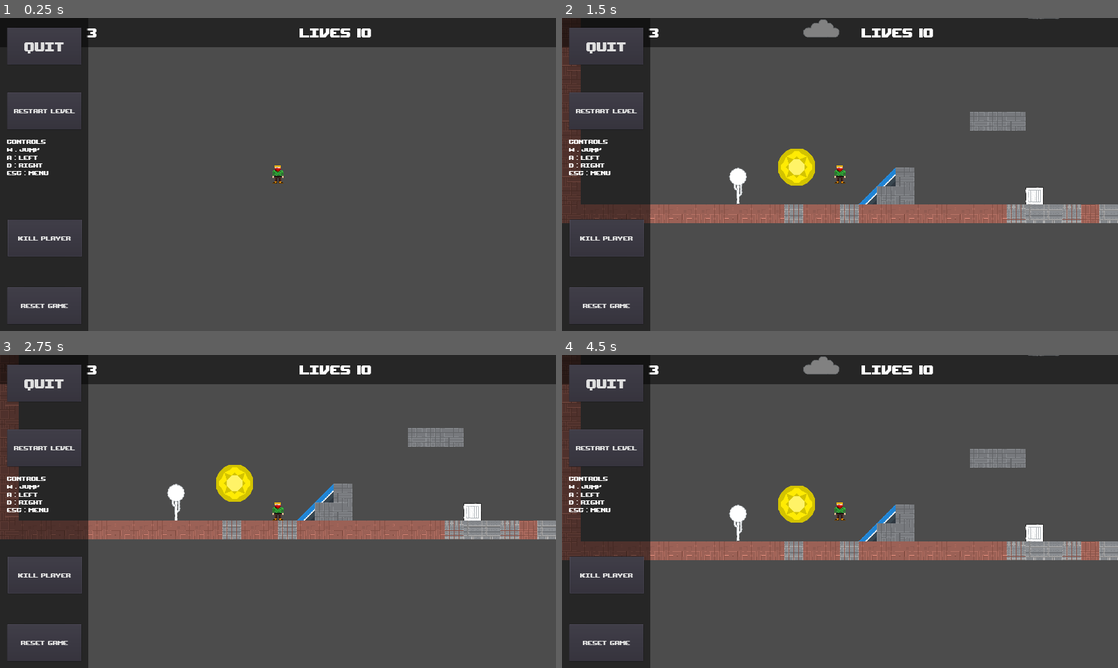
Above: before the commit, frames 1-4 (two rows, left to right).
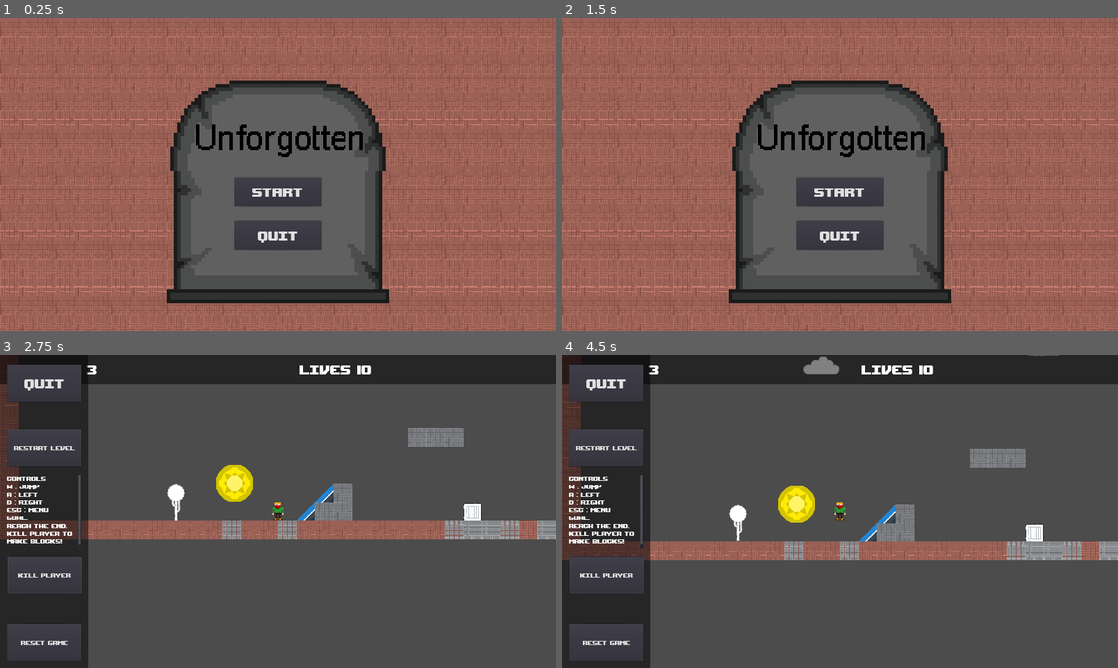
Above: after the commit, the same moments.

Repository: Dudewhothings/Gamejam
Game: Godot game, scene res://Levels/Titlescreen.tscn
The game is run twice, just before and just after one commit, with the same random seed, the same clock (stepped at 60 frames per second) and the same inputs. Before the commit the project starts from res://Levels/TestingLevel.tscn.
Inputs (mouse positions are in pixels of both pictures, inside the frame that each line leads up to):
- Up to frame 1 (0.25 s): no input
- Up to frame 2 (1.5 s): click (606, 111) at 0.5 s, where only the run before the commit has a clickable "Restart Level"; click (606, 111) at 1.25 s, where only the run before the commit has a clickable "Restart Level"
- Up to frame 3 (2.75 s): click (278, 530) at 2 s, where only the run after the commit has a clickable "Start"
- Up to frame 4 (4.5 s): click "Restart Level" at 2.75 s; click "Restart Level" at 3.5 s; click "Restart Level" at 4.25 s

The runs differ from the first frame. In frame 1, 80% of the frame differs, in the area x 0-100%, y 0-100%; in frame 2, 82%; in frame 3, 0.4%; in frame 4, 0.4%.

Commit message:
Level changes

Diff:
--- a/Levels/LevelThree.tscn
+++ b/Levels/LevelThree.tscn
@@ -1,12 +1,14 @@
-[gd_scene load_steps=28 format=2]
+[gd_scene load_steps=31 format=2]
 
 [ext_resource path="res://Scenes/Player/Player.tscn" type="PackedScene" id=1]
 [ext_resource path="res://Assets/roguelikeCity_magenta.png" type="Texture" id=2]
 [ext_resource path="res://Assets/spritesheet_default.png" type="Texture" id=3]
 [ext_resource path="res://Scenes/EnemyGhost/Ghost.tscn" type="PackedScene" id=4]
 [ext_resource path="res://Assets/spritesheet_complete.png" type="Texture" id=5]
+[ext_resource path="res://Scenes/Doors/Exit.tscn" type="PackedScene" id=6]
 [ext_resource path="res://Scenes/Menu/Menu.tscn" type="PackedScene" id=7]
 [ext_resource path="res://Scenes/HUD/HUD.tscn" type="PackedScene" id=8]
+[ext_resource path="res://Scenes/Respawner/Respawner.tscn" type="PackedScene" id=9]
 
 [sub_resource type="TileSet" id=1]
 0/name = "spritesheet_default.png 0"
@@ -86,6 +88,9 @@
 [sub_resource type="ConvexPolygonShape2D" id=3]
 points = PoolVector2Array( 64, 64, 0, 64, 0, 0, 64, 0 )
 
+[sub_resource type="ConvexPolygonShape2D" id=21]
+points = PoolVector2Array( 0, 0, 64, 0, 64, 64, 0, 64 )
+
 [sub_resource type="ConvexPolygonShape2D" id=4]
 points = PoolVector2Array( 64, 64, 0, 64, 0, 0, 64, 0 )
 
@@ -408,9 +413,16 @@
 15/navigation_offset = Vector2( 0, 0 )
 15/shape_offset = Vector2( 0, 0 )
 15/shape_transform = Transform2D( 1, 0, 0, 1, 0, 0 )
+15/shape = SubResource( 21 )
 15/shape_one_way = false
-15/shape_one_way_margin = 0.0
-15/shapes = [  ]
+15/shape_one_way_margin = 1.0
+15/shapes = [ {
+"autotile_coord": Vector2( 0, 0 ),
+"one_way": false,
+"one_way_margin": 1.0,
+"shape": SubResource( 21 ),
+"shape_transform": Transform2D( 1, 0, 0, 1, 0, 0 )
+} ]
 15/z_index = 0
 16/name = "spritesheet_default.png 16"
 16/texture = ExtResource( 3 )
@@ -631,7 +643,7 @@
 [node name="Ground" type="TileMap" parent="Tilemap"]
 tile_set = SubResource( 19 )
 format = 1
-tile_data = PoolIntArray( 0, 17, 0, 135, 1, 0, 65536, 17, 0, …(1304 unchanged characters)…  18, 0, 786482, 4, 0, 786483, 4, 0, 786530, 15, 0, 786531, 15, 0, 786532, 15, 0, 786533, 15, 0, 786534, 15, 0, 786535, 15, 0, 786536, 15, 0, 786537, 15, 0, 78653 …(1776 unchanged characters)…
+tile_data = PoolIntArray( 0, 17, 0, 135, 1, 0, 65536, 17, 0, …(1304 unchanged characters)…  18, 0, 786482, 4, 0, 786483, 4, 0, 786529, 3, 0, 786530, 3, 0, 786531, 3, 0, 786532, 3, 0, 786533, 3, 0, 786534, 3, 0, 786535, 3, 0, 786536, 15, 0, 786537, 15, 0, 78653 …(1776 unchanged characters)…
 
 [node name="Platform" type="TileMap" parent="Tilemap"]
 tile_set = SubResource( 19 )
@@ -651,7 +663,13 @@
 [node name="Player" parent="Player_Container" instance=ExtResource( 1 )]
 position = Vector2( 109.153, 727.313 )
 
+[node name="Respawner" parent="Player_Container" instance=ExtResource( 9 )]
+position = Vector2( 256.579, 662.829 )
+
 [node name="Interactables" type="Node2D" parent="."]
+
+[node name="Exit" parent="Interactables" instance=ExtResource( 6 )]
+position = Vector2( 8570.49, 421.809 )
 
 [node name="Enemies" type="Node2D" parent="."]
 
@@ -673,7 +691,5 @@
 [node name="UI" type="CanvasLayer" parent="."]
 
 [node name="HUD" parent="UI" instance=ExtResource( 8 )]
-visible = false
 
 [node name="Menu" parent="UI" instance=ExtResource( 7 )]
-visible = false
--- a/Levels/LevelTwo.tscn
+++ b/Levels/LevelTwo.tscn
@@ -1,12 +1,14 @@
-[gd_scene load_steps=28 format=2]
+[gd_scene load_steps=30 format=2]
 
 [ext_resource path="res://Scenes/Player/Player.tscn" type="PackedScene" id=1]
 [ext_resource path="res://Assets/roguelikeCity_magenta.png" type="Texture" id=2]
 [ext_resource path="res://Assets/spritesheet_default.png" type="Texture" id=3]
 [ext_resource path="res://Scenes/EnemyGhost/Ghost.tscn" type="PackedScene" id=4]
 [ext_resource path="res://Assets/spritesheet_complete.png" type="Texture" id=5]
+[ext_resource path="res://Scenes/Respawner/Respawner.tscn" type="PackedScene" id=6]
 [ext_resource path="res://Scenes/Menu/Menu.tscn" type="PackedScene" id=7]
 [ext_resource path="res://Scenes/HUD/HUD.tscn" type="PackedScene" id=8]
+[ext_resource path="res://Scenes/Doors/Exit.tscn" type="PackedScene" id=9]
 
 [sub_resource type="TileSet" id=1]
 0/name = "spritesheet_default.png 0"
@@ -652,7 +654,13 @@
 [node name="Player" parent="Player_Container" instance=ExtResource( 1 )]
 position = Vector2( 103.033, 470.588 )
 
+[node name="Respawner" parent="Player_Container" instance=ExtResource( 6 )]
+position = Vector2( 263.509, 400.025 )
+
 [node name="Interactables" type="Node2D" parent="."]
+
+[node name="Exit" parent="Interactables" instance=ExtResource( 9 )]
+position = Vector2( 7868.11, 971.791 )
 
 [node name="Enemies" type="Node2D" parent="."]
 
--- a/Scenes/Menu/Menu.tscn
+++ b/Scenes/Menu/Menu.tscn
@@ -52,7 +52,14 @@
 A : Left
 D : Right
 Esc : menu
+Goal:
+Reach the end.
+Kill player to
+make blocks!
 "
+__meta__ = {
+"_edit_use_anchors_": false
+}
 
 [node name="Quit" type="Button" parent="."]
 margin_left = 32.0
--- a/project.godot
+++ b/project.godot
@@ -16,7 +16,7 @@
 [application]
 
 config/name="Unforgotten"
-run/main_scene="res://Levels/TestingLevel.tscn"
+run/main_scene="res://Levels/Titlescreen.tscn"
 config/icon="res://icon.png"
 
 [autoload]
